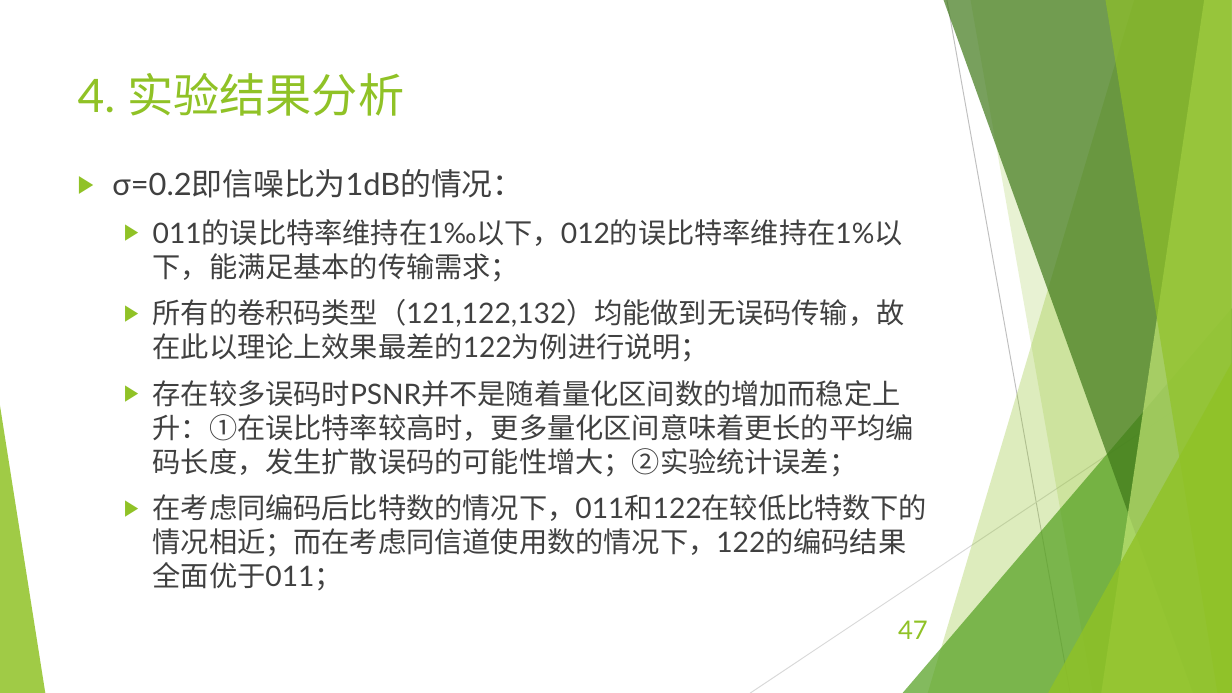
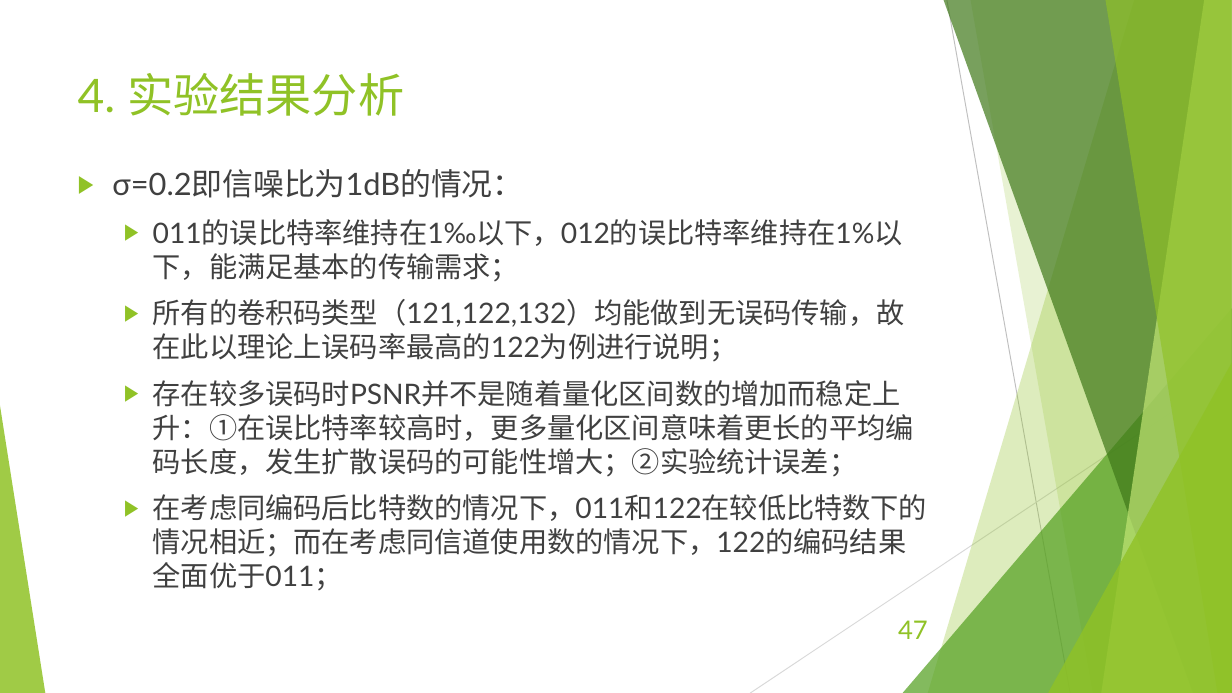
Before and after one commit to EECodingPresentation/project3, a slide deck: slide 47 of 编码引论第三次展示报告.pptx. Drawn at 1232x693 pixels with LibreOffice and Linux fonts; fonts in the diff are those of the drawing. Boxes give left, top, right and bottom in pixels: in the first picture for what was removed or moved away, otherwise in the second. Text is boxed around its words. In the diff, an @@ line names an element or a change of style, - is before the commit and + after.

```diff
--- a/编码引论第三次展示报告.pptx
+++ b/编码引论第三次展示报告.pptx
@@ text at [153, 299, 905, 361]: text changed @@
-  ▶ 所有的卷积码类型（121,122,132）均能做到无误码传输，故在此以理论上效果最差的122为例进行说明；
+  ▶ 所有的卷积码类型（121,122,132）均能做到无误码传输，故在此以理论上误码率最高的122为例进行说明；
```
Also in this commit, not shown: 1 other slide changed, 1 other file.
